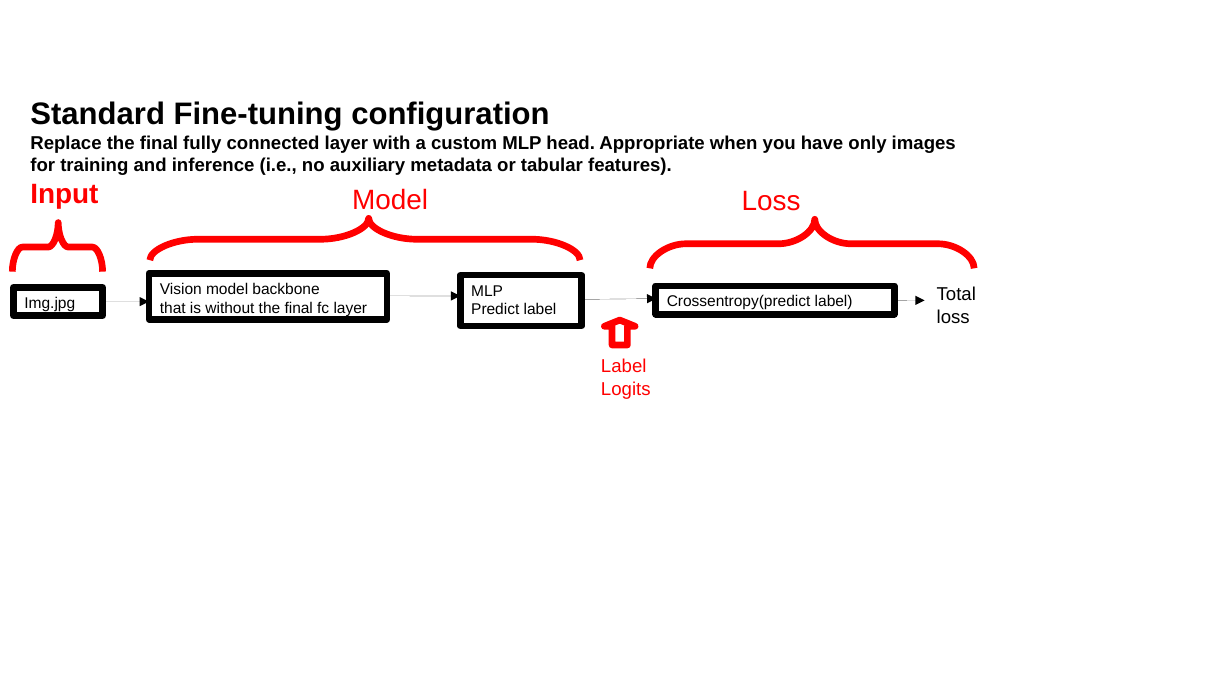
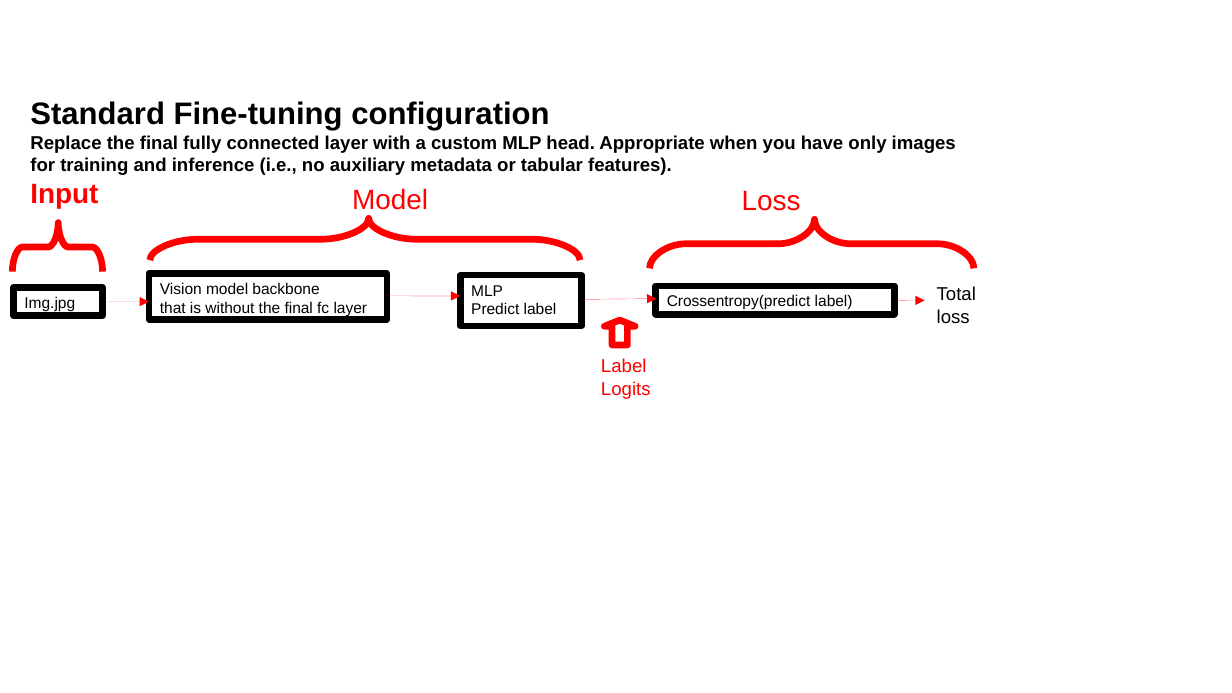
Before and after one commit to CNUClasses/CPSC471, a slide deck: slide 7 of content/lectures/illustration_ppt/illustrations.odp. Drawn at 1232x693 pixels with LibreOffice and Linux fonts; fonts in the diff are those of the drawing. Boxes give left, top, right and bottom in pixels: in the first picture for what was removed or moved away, otherwise in the second. Text is boxed around its words. In the diff, an @@ line names an element or a change of style, - is before the commit and + after.

```diff
--- a/content/lectures/illustration_ppt/illustrations.odp
+++ b/content/lectures/illustration_ppt/illustrations.odp
@@ arrow (387, 296) - (461, 296): stroke #000000 0 pt to #FF0000 0 pt @@
@@ arrow (582, 300) - (656, 298): stroke #000000 0 pt to #FF0000 0 pt @@
@@ arrow (103, 302) - (149, 302): stroke #000000 0 pt to #FF0000 0 pt @@
@@ arrow (899, 301) - (925, 301): stroke #000000 0 pt to #FF0000 0 pt @@
```
Also in this commit, not shown: 4 other slides changed, 8 slides added, 4 other files.
